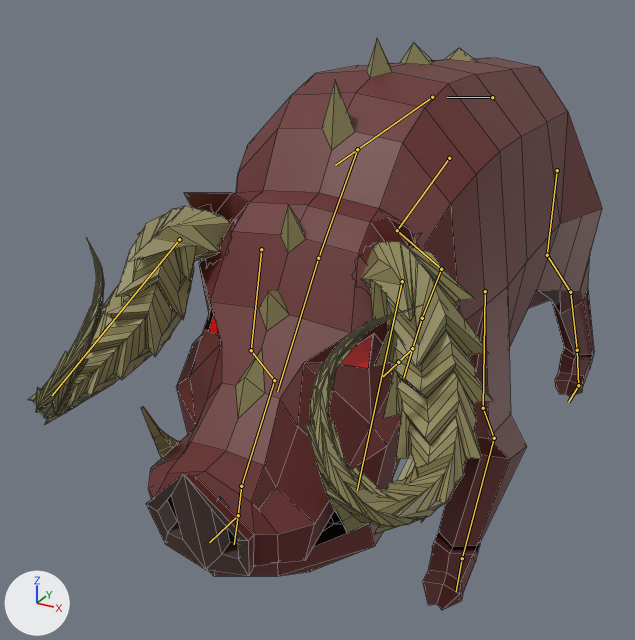
Two versions of the FBX model BizarreTV/Assets/LoneTower/models/boar.fbx, one commit apart.
The view is the same before and after, from a camera (50 mm lens) standing at (4.22, -10.67, 7.35) and looking at (-0.93, -1.3, 2.67). Arrows for +X, +Y and +Z are at lower left; the lights stay in place. The first picture is the older version. The bones that change, and the others that lie on the model, are drawn over the model as lines. Mesh edges are drawn as thin lines.
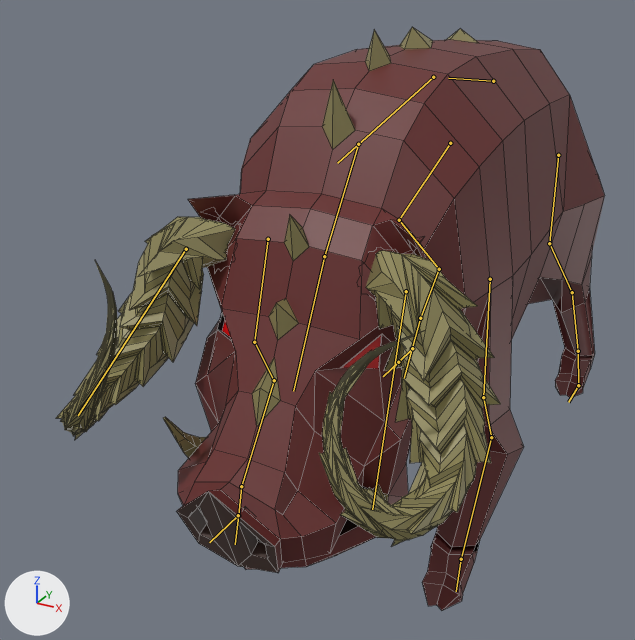
The newer file adds an action. The first version stands in its rest pose; the second is drawn at frame 42 of the action 'Armature|Idle'.

Pixel boxes [x1, y1, x2, y2] of what changed, in the pictures (635 x 640 px):
'Sphere', posed: before [28, 39, 602, 610]; after [56, 27, 605, 610]
bone 'spine1', root to tip: before (492, 97) to (447, 97); after (493, 81) to (448, 78)
bone 'spine2', root to tip: before (432, 97) to (335, 165); after (433, 77) to (337, 163)
bone 'head', root to tip: before (318, 258) to (277, 391); after (324, 256) to (293, 391)
bone 'UpArm.R', root to tip: before (261, 249) to (251, 350); after (268, 239) to (254, 342)
bone 'DownArm.R', root to tip: before (251, 350) to (274, 380); after (254, 342) to (274, 380)
bone 'UpArm.L', root to tip: before (485, 291) to (483, 408); after (490, 279) to (483, 397)
bone 'DownArm.L', root to tip: before (483, 408) to (494, 438); after (483, 397) to (491, 437)
bone 'hand1.L', root to tip: before (494, 438) to (462, 558); after (491, 437) to (461, 559)
bone 'UpLeg.R', root to tip: before (449, 158) to (397, 230); after (450, 143) to (399, 220)
bone 'DownLeg.R', root to tip: before (397, 230) to (441, 269); after (399, 220) to (439, 269)
bone 'feet1.R', root to tip: before (441, 269) to (422, 318); after (439, 269) to (420, 318)
bone 'UpLeg.L', root to tip: before (557, 170) to (547, 255); after (558, 155) to (549, 243)
bone 'DownLeg.L', root to tip: before (547, 255) to (570, 292); after (549, 243) to (572, 292)
bone 'feet1.L', root to tip: before (570, 292) to (577, 350); after (572, 292) to (578, 351)

Diff of the bpy script that builds the scene:
```diff
--- a/BizarreTV/Assets/LoneTower/models/boar.fbx.py
+++ b/BizarreTV/Assets/LoneTower/models/boar.fbx.py
@@ bone_spine1 @@
 bone_spine1 = bpy.data.objects['Armature'].pose.bones['spine1']
-bone_spine1.location = (0.0, 0.0, 0.0)
+bone_spine1.location = (0.0, 0.04, -0.24)
@@ bone_spine2 @@
 bone_spine2 = bpy.data.objects['Armature'].pose.bones['spine2']  # child of 'spine1'
-bone_spine2.rotation_quaternion = (1.0, 0.0, 0.0, 0.0)  # degrees (0, 0, 0)
+bone_spine2.rotation_quaternion = (0.999, 0.044, 0.0, 0.0)  # degrees (5, 0, 0)
@@ bone_head @@
 bone_head = bpy.data.objects['Armature'].pose.bones['head']  # child of 'neck'
-bone_head.rotation_quaternion = (1.0, 0.0, 0.0, 0.0)  # degrees (0, 0, 0)
+bone_head.rotation_quaternion = (1.0, 0.031, 0.0, 0.0)  # degrees (4, 0, 0)
@@ bone_uparm_r @@
 bone_uparm_r = bpy.data.objects['Armature'].pose.bones['UpArm.R']  # child of 'spine2'
-bone_uparm_r.rotation_quaternion = (1.0, 0.0, 0.0, 0.0)  # degrees (0, 0, 0)
+bone_uparm_r.rotation_quaternion = (0.997, -0.002, 0.004, -0.08)  # degrees (0, 0, -9)
@@ bone_downarm_r @@
 bone_downarm_r = bpy.data.objects['Armature'].pose.bones['DownArm.R']  # child of 'UpArm.R'
-bone_downarm_r.rotation_quaternion = (1.0, 0.0, 0.0, 0.0)  # degrees (0, 0, 0)
+bone_downarm_r.rotation_quaternion = (0.999, -0.009, 0.006, -0.035)  # degrees (-1, 1, -4)
@@ bone_hand1_r @@
 bone_hand1_r = bpy.data.objects['Armature'].pose.bones['hand1.R']  # child of 'DownArm.R'
-bone_hand1_r.rotation_quaternion = (1.0, 0.0, 0.0, 0.0)  # degrees (0, 0, 0)
+bone_hand1_r.rotation_quaternion = (0.996, 0.005, 0.0, 0.087)  # degrees (1, 0, 10)
@@ bone_uparm_l @@
 bone_uparm_l = bpy.data.objects['Armature'].pose.bones['UpArm.L']  # child of 'spine2'
-bone_uparm_l.rotation_quaternion = (1.0, 0.0, 0.0, 0.0)  # degrees (0, 0, 0)
+bone_uparm_l.rotation_quaternion = (0.997, -0.002, -0.004, 0.08)  # degrees (0, 0, 9)
@@ bone_downarm_l @@
 bone_downarm_l = bpy.data.objects['Armature'].pose.bones['DownArm.L']  # child of 'UpArm.L'
-bone_downarm_l.rotation_quaternion = (1.0, 0.0, 0.0, 0.0)  # degrees (0, 0, 0)
+bone_downarm_l.rotation_quaternion = (0.999, -0.009, -0.006, 0.035)  # degrees (-1, -1, 4)
@@ bone_hand1_l @@
 bone_hand1_l = bpy.data.objects['Armature'].pose.bones['hand1.L']  # child of 'DownArm.L'
-bone_hand1_l.rotation_quaternion = (1.0, 0.0, 0.0, 0.0)  # degrees (0, 0, 0)
+bone_hand1_l.rotation_quaternion = (0.996, 0.005, 0.0, -0.087)  # degrees (1, 0, -10)
@@ bone_upleg_r @@
 bone_upleg_r = bpy.data.objects['Armature'].pose.bones['UpLeg.R']  # child of 'spine1'
-bone_upleg_r.rotation_quaternion = (1.0, 0.0, 0.0, 0.0)  # degrees (0, 0, 0)
+bone_upleg_r.rotation_quaternion = (1.0, 0.004, 0.001, 0.031)  # degrees (1, 0, 4)
@@ bone_downleg_r @@
 bone_downleg_r = bpy.data.objects['Armature'].pose.bones['DownLeg.R']  # child of 'UpLeg.R'
-bone_downleg_r.rotation_quaternion = (1.0, 0.0, 0.0, 0.0)  # degrees (0, 0, 0)
+bone_downleg_r.rotation_quaternion = (0.998, -0.021, -0.002, -0.066)  # degrees (-2, 0, -8)
@@ bone_feet1_r @@
 bone_feet1_r = bpy.data.objects['Armature'].pose.bones['feet1.R']  # child of 'DownLeg.R'
-bone_feet1_r.rotation_quaternion = (1.0, 0.0, 0.0, 0.0)  # degrees (0, 0, 0)
+bone_feet1_r.rotation_quaternion = (0.999, 0.012, -0.001, 0.04)  # degrees (1, 0, 5)
@@ bone_upleg_l @@
 bone_upleg_l = bpy.data.objects['Armature'].pose.bones['UpLeg.L']  # child of 'spine1'
-bone_upleg_l.rotation_quaternion = (1.0, 0.0, 0.0, 0.0)  # degrees (0, 0, 0)
+bone_upleg_l.rotation_quaternion = (1.0, 0.004, -0.001, -0.031)  # degrees (1, 0, -4)
@@ bone_downleg_l @@
 bone_downleg_l = bpy.data.objects['Armature'].pose.bones['DownLeg.L']  # child of 'UpLeg.L'
-bone_downleg_l.rotation_quaternion = (1.0, 0.0, 0.0, 0.0)  # degrees (0, 0, 0)
+bone_downleg_l.rotation_quaternion = (0.998, -0.021, 0.002, 0.066)  # degrees (-2, 0, 8)
@@ bone_feet1_l @@
 bone_feet1_l = bpy.data.objects['Armature'].pose.bones['feet1.L']  # child of 'DownLeg.L'
-bone_feet1_l.rotation_quaternion = (1.0, 0.0, 0.0, 0.0)  # degrees (0, 0, 0)
+bone_feet1_l.rotation_quaternion = (0.999, 0.012, 0.001, -0.04)  # degrees (1, 0, -5)
```
